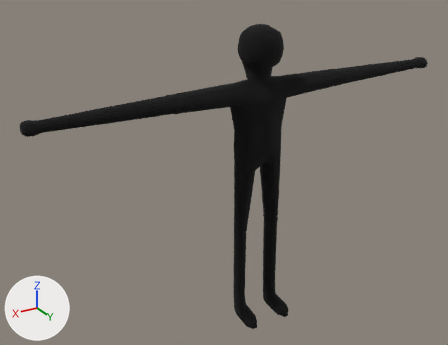
The glTF model imports/creepy.gltf: old version first, new version second.
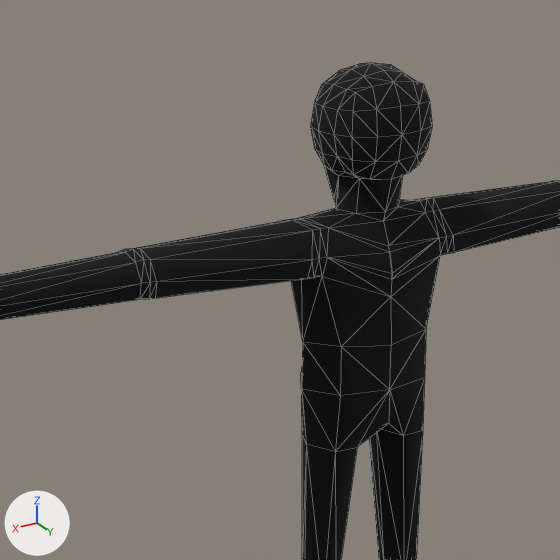
Each version is shown whole from a 50 mm lens placed at (5.96, 8.61, 7.42), pointed at (0.55, -0.4, 2.92), then close up on the part from 27% to 74% of the width and 0% to 62% of the height. Arrows for +X, +Y and +Z are at lower left; the lights stay in place. The close-ups show mesh edges as thin lines.

The scene before the commit, as lines of its bpy script (objects in view):
```python
me_bodymesh = bpy.data.meshes.new('BodyMesh')
me_bodymesh.from_pydata(...)  # 438 vertices, 872 faces; spans x -4.1..4.1, y -0.5..0.47, z -0.08..5.6
me_bodymesh.materials.append(mat_bodymaterial)  # black #000000
ob_body = bpy.data.objects.new('Body', me_bodymesh)
ob_body.location = (0.0, 0.0, 0.0)
```
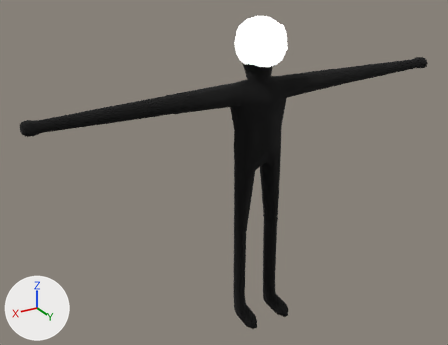
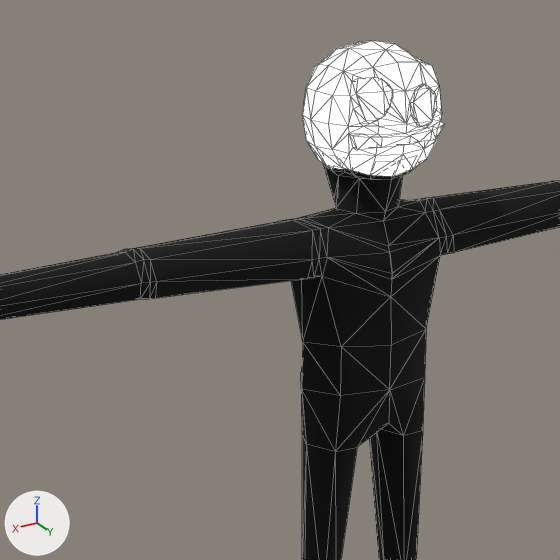
Where the change shows, as pixel boxes [x1, y1, x2, y2] in the close-ups (560 x 560 px):
'Mask', added
    after: [302, 41, 444, 176]

What changed in the scene script:
```text
Add mat_material:
    mat_material = principled_material('Material')
    mat_material.base_color = (0.8, 0.8, 0.8)  # white #e7e7e7
    mat_material.emission_strength = 1.0
Add me_bodymesh_001:
    me_bodymesh_001.from_pydata(...)  # 166 vertices, 317 faces; spans x -0.452..0.452, y -0.519..0.382, z 4.928..5.74
    me_bodymesh_001.materials.append(mat_material)  # white #e7e7e7
Add ob_mask:
    ob_mask = bpy.data.objects.new('Mask', me_bodymesh_001)
    ob_mask.location = (0.0, 0.0, 0.0)
```
